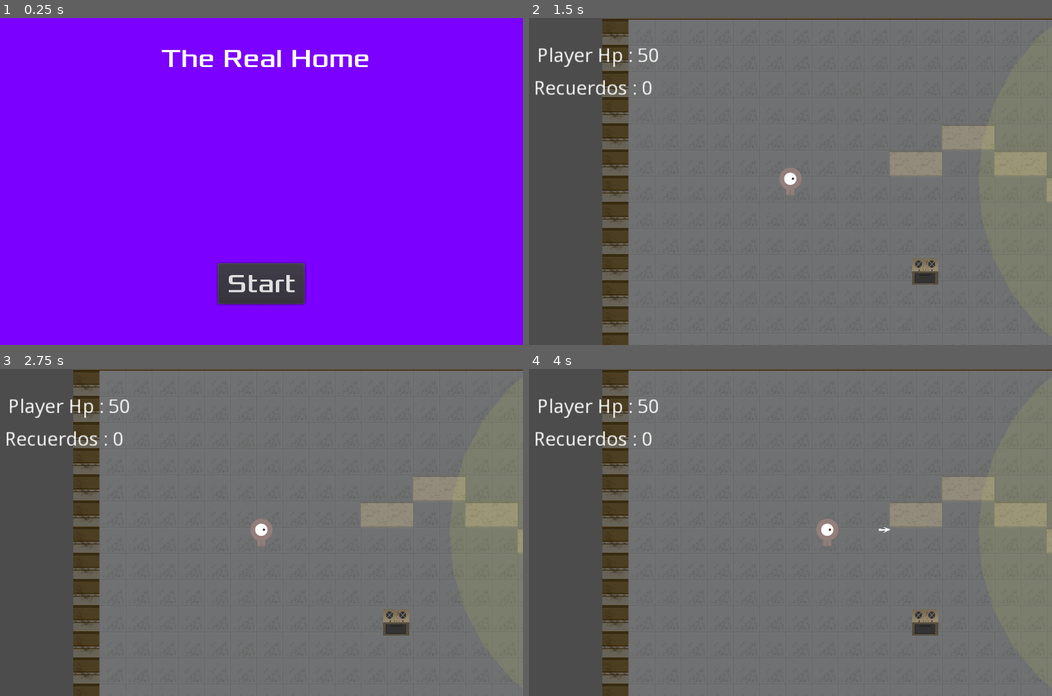
Above: before the commit, frames 1-4 (two rows, left to right).
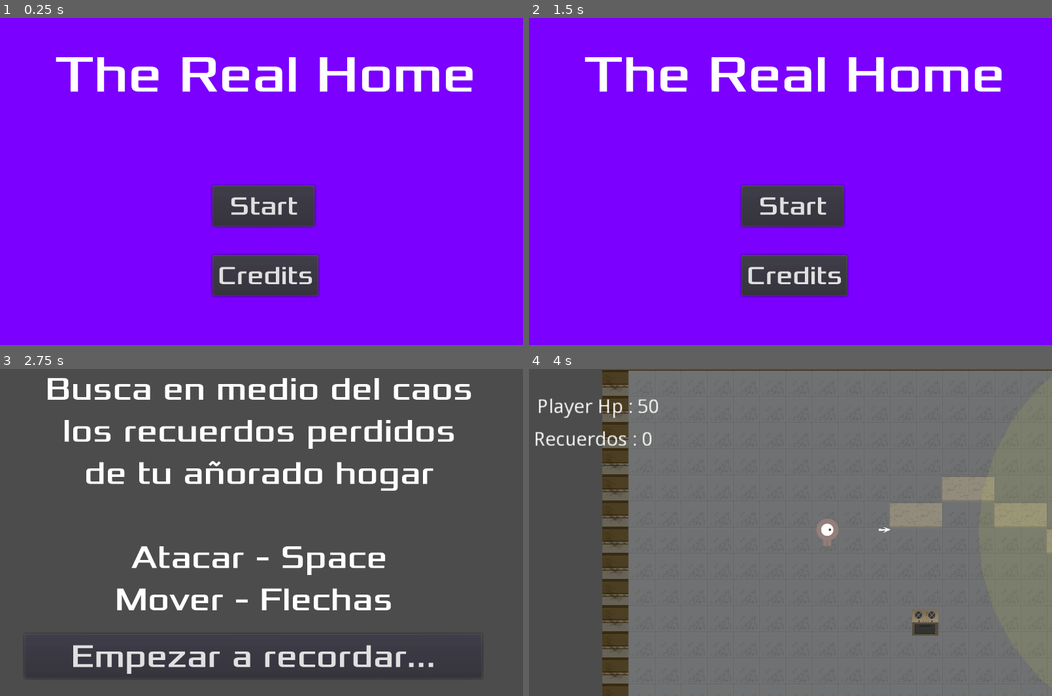
Above: after the commit, the same moments.

Repository: rainbyte/the-real-home
Game: Godot game, scene res://scenes/Main.tscn
The game is run twice, just before and just after one commit, with the same random seed, the same clock (stepped at 60 frames per second) and the same inputs.
Inputs (mouse positions are in pixels of both pictures, inside the frame that each line leads up to):
- Up to frame 1 (0.25 s): no input
- Up to frame 2 (1.5 s): click (795, 276) at 0.5 s, where only the run after the commit has a clickable "Credits"; click (780, 302) at 1.25 s, where only the run after the commit has a clickable "Volver a tu hogar..."
- Up to frame 3 (2.75 s): click (261, 558) at 2 s, where only the run after the commit has a clickable "Start"
- Up to frame 4 (4 s): click (780, 656) at 2.75 s, where only the run after the commit has a clickable "Empezar a recordar..."; tap Enter at 3.5 s; hold Right (ui_right) from 3.53 s (still down); tap Space (ui_select) at 3.77 s

The runs differ from the first frame. In frame 1, 8.6% of the frame differs, in the area x 10-91%, y 9-88%; in frame 2, 100%, in the area x 0-100%, y 0-100%; in frame 3, 85%; in frame 4, nothing differs.

Commit message:
Arrange menus

Diff:
--- /dev/null
+++ b/scenes/Credits.gd
@@ -0,0 +1,4 @@
+extends CanvasLayer
+
+func _on_Button_pressed():
+	global.goto_scene("res://scenes/Main.tscn")
--- /dev/null
+++ b/scenes/Credits.tscn
@@ -0,0 +1,87 @@
+[gd_scene load_steps=5 format=2]
+
+[ext_resource path="res://scenes/Credits.gd" type="Script" id=1]
+[ext_resource path="res://fonts/Xolonium-Regular.ttf" type="DynamicFontData" id=2]
+
+[sub_resource type="DynamicFont" id=1]
+
+size = 56
+use_mipmaps = false
+use_filter = false
+font_data = ExtResource( 2 )
+_sections_unfolded = [ "Font", "Settings" ]
+
+[sub_resource type="DynamicFont" id=2]
+
+size = 56
+use_mipmaps = false
+use_filter = false
+font_data = ExtResource( 2 )
+_sections_unfolded = [ "Font", "Settings" ]
+
+[node name="Credits" type="CanvasLayer"]
+
+layer = 1
+offset = Vector2( 0, 0 )
+rotation = 0.0
+scale = Vector2( 1, 1 )
+transform = Transform2D( 1, 0, 0, 1, 0, 0 )
+script = ExtResource( 1 )
+
+[node name="Label" type="Label" parent="." index="0"]
+
+anchor_left = 0.0
+anchor_top = 0.0
+anchor_right = 1.0
+anchor_bottom = 1.0
+margin_bottom = -180.0
+rect_pivot_offset = Vector2( 0, 0 )
+rect_clip_content = false
+mouse_filter = 2
+mouse_default_cursor_shape = 0
+size_flags_horizontal = 1
+size_flags_vertical = 4
+custom_fonts/font = SubResource( 1 )
+text = "Creditos
+
+Alejo (Sonido)
+Alvaro (Programación)
+Matias (Programación)
+Sandra (Diseño)
+
+Special thanks to GameJam2019"
+align = 1
+valign = 1
+percent_visible = 1.0
+lines_skipped = 0
+max_lines_visible = -1
+_sections_unfolded = [ "Anchor", "custom_fonts" ]
+
+[node name="Button" type="Button" parent="." index="1"]
+
+anchor_left = 0.0
+anchor_top = 0.0
+anchor_right = 0.0
+anchor_bottom = 0.0
+margin_left = 60.0
+margin_top = 648.0
+margin_right = 1180.0
+margin_bottom = 751.0
+rect_pivot_offset = Vector2( 0, 0 )
+rect_clip_content = false
+focus_mode = 2
+mouse_filter = 0
+mouse_default_cursor_shape = 0
+size_flags_horizontal = 1
+size_flags_vertical = 1
+custom_fonts/font = SubResource( 2 )
+toggle_mode = false
+enabled_focus_mode = 2
+shortcut = null
+group = null
+text = "Volver a tu hogar..."
+flat = false
+align = 1
+_sections_unfolded = [ "custom_fonts" ]
+
+[connection signal="pressed" from="Button" to="." method="_on_Button_pressed"]
--- a/scenes/HUD.gd
+++ b/scenes/HUD.gd
@@ -26,3 +26,6 @@
 func _on_StartButton_pressed():
 	$StartButton.hide()
 	emit_signal("start_game")
+
+func _on_CreditsButton_pressed():
+	global.goto_scene("res://scenes/Credits.tscn")
--- a/scenes/HUD.tscn
+++ b/scenes/HUD.tscn
@@ -5,7 +5,7 @@
 
 [sub_resource type="DynamicFont" id=1]
 
-size = 64
+size = 128
 use_mipmaps = false
 use_filter = false
 font_data = ExtResource( 2 )
@@ -19,7 +19,7 @@
 font_data = ExtResource( 2 )
 _sections_unfolded = [ "Font", "Settings" ]
 
-[node name="HUD" type="CanvasLayer" index="0"]
+[node name="HUD" type="CanvasLayer"]
 
 layer = 1
 offset = Vector2( 0, 0 )
@@ -58,10 +58,10 @@
 anchor_top = 1.0
 anchor_right = 0.5
 anchor_bottom = 1.0
-margin_left = -107.0
-margin_top = -200.0
-margin_right = 106.0
-margin_bottom = -100.0
+margin_left = -120.0
+margin_top = -390.0
+margin_right = 130.0
+margin_bottom = -290.0
 rect_pivot_offset = Vector2( 0, 0 )
 rect_clip_content = false
 focus_mode = 2
@@ -79,7 +79,34 @@
 align = 1
 _sections_unfolded = [ "Margin", "custom_fonts" ]
 
-[node name="MessageTimer" type="Timer" parent="." index="2"]
+[node name="CreditsButton" type="Button" parent="." index="2"]
+
+anchor_left = 0.5
+anchor_top = 1.0
+anchor_right = 0.5
+anchor_bottom = 1.0
+margin_left = -120.0
+margin_top = -220.0
+margin_right = 127.0
+margin_bottom = -120.0
+rect_pivot_offset = Vector2( 0, 0 )
+rect_clip_content = false
+focus_mode = 2
+mouse_filter = 0
+mouse_default_cursor_shape = 0
+size_flags_horizontal = 1
+size_flags_vertical = 1
+custom_fonts/font = SubResource( 2 )
+toggle_mode = false
+enabled_focus_mode = 2
+shortcut = null
+group = null
+text = "Credits"
+flat = false
+align = 1
+_sections_unfolded = [ "Margin", "custom_fonts" ]
+
+[node name="MessageTimer" type="Timer" parent="." index="3"]
 
 process_mode = 1
 wait_time = 2.0
@@ -88,4 +115,6 @@
 
 [connection signal="pressed" from="StartButton" to="." method="_on_StartButton_pressed"]
 
+[connection signal="pressed" from="CreditsButton" to="." method="_on_CreditsButton_pressed"]
+
 [connection signal="timeout" from="MessageTimer" to="." method="_on_MessageTimer_timeout"]
--- /dev/null
+++ b/scenes/HowToPlay.gd
@@ -0,0 +1,4 @@
+extends CanvasLayer
+
+func _on_Button_pressed():
+	global.goto_scene("res://scenes/Living.tscn")
--- /dev/null
+++ b/scenes/HowToPlay.tscn
@@ -0,0 +1,86 @@
+[gd_scene load_steps=5 format=2]
+
+[ext_resource path="res://scenes/HowToPlay.gd" type="Script" id=1]
+[ext_resource path="res://fonts/Xolonium-Regular.ttf" type="DynamicFontData" id=2]
+
+[sub_resource type="DynamicFont" id=1]
+
+size = 80
+use_mipmaps = false
+use_filter = false
+font_data = ExtResource( 2 )
+_sections_unfolded = [ "Font", "Settings" ]
+
+[sub_resource type="DynamicFont" id=2]
+
+size = 80
+use_mipmaps = false
+use_filter = false
+font_data = ExtResource( 2 )
+_sections_unfolded = [ "Font", "Settings" ]
+
+[node name="HowToPlay" type="CanvasLayer"]
+
+layer = 1
+offset = Vector2( 0, 0 )
+rotation = 0.0
+scale = Vector2( 1, 1 )
+transform = Transform2D( 1, 0, 0, 1, 0, 0 )
+script = ExtResource( 1 )
+
+[node name="Label" type="Label" parent="." index="0"]
+
+anchor_left = 0.0
+anchor_top = 0.0
+anchor_right = 1.0
+anchor_bottom = 1.0
+margin_right = -10.0
+margin_bottom = -203.0
+rect_pivot_offset = Vector2( 0, 0 )
+rect_clip_content = false
+mouse_filter = 2
+mouse_default_cursor_shape = 0
+size_flags_horizontal = 1
+size_flags_vertical = 4
+custom_fonts/font = SubResource( 1 )
+text = "Busca en medio del caos
+los recuerdos perdidos
+de tu añorado hogar
+
+Atacar - Space
+Mover - Flechas "
+align = 1
+valign = 1
+percent_visible = 1.0
+lines_skipped = 0
+max_lines_visible = -1
+_sections_unfolded = [ "Anchor", "custom_fonts" ]
+
+[node name="Button" type="Button" parent="." index="1"]
+
+anchor_left = 0.0
+anchor_top = 0.0
+anchor_right = 0.0
+anchor_bottom = 0.0
+margin_left = 60.0
+margin_top = 648.0
+margin_right = 1180.0
+margin_bottom = 751.0
+rect_pivot_offset = Vector2( 0, 0 )
+rect_clip_content = false
+focus_mode = 2
+mouse_filter = 0
+mouse_default_cursor_shape = 0
+size_flags_horizontal = 1
+size_flags_vertical = 1
+custom_fonts/font = SubResource( 2 )
+toggle_mode = false
+enabled_focus_mode = 2
+shortcut = null
+group = null
+text = "Empezar a recordar..."
+flat = false
+align = 1
+_sections_unfolded = [ "custom_fonts" ]
+
+[connection signal="pressed" from="Button" to="." method="_on_Button_pressed"]
--- a/scenes/Living.tscn
+++ b/scenes/Living.tscn
@@ -24,7 +24,7 @@
 "points": PoolVector2Array( 0, 0, 0, 0, 1210, 210, 0, 0, 0, 0, 2450, 200, 0, 0, 0, 0, 3490, 200, 0, 0, 0, 0, 4160, 270, …(1318 unchanged characters)…
 }
 
-[node name="Living" type="Node2D" index="0"]
+[node name="Living" type="Node2D"]
 
 script = ExtResource( 1 )
 Mob = ExtResource( 2 )
@@ -262,7 +262,7 @@
 volume_db = 0.0
 pitch_scale = 1.0
 autoplay = true
-max_distance = 5000.0
+max_distance = 3000.0
 attenuation = 0.203232
 bus = "Master"
 area_mask = 1
--- a/scenes/Main.gd
+++ b/scenes/Main.gd
@@ -20,7 +20,7 @@
 
 
 	$HUD.show_message("Get Ready")
-	global.goto_scene("res://scenes/Living.tscn")
+	global.goto_scene("res://scenes/HowToPlay.tscn")
 
 
 func _on_ScoreTimer_timeout():
--- /dev/null
+++ b/scenes/TheEnd.gd
@@ -0,0 +1,5 @@
+extends CanvasLayer
+
+
+func _on_Button_pressed():
+	global.goto_scene("res://scenes/Credits.tscn")
--- /dev/null
+++ b/scenes/TheEnd.tscn
@@ -0,0 +1,83 @@
+[gd_scene load_steps=5 format=2]
+
+[ext_resource path="res://scenes/TheEnd.gd" type="Script" id=1]
+[ext_resource path="res://fonts/Xolonium-Regular.ttf" type="DynamicFontData" id=2]
+
+[sub_resource type="DynamicFont" id=1]
+
+size = 96
+use_mipmaps = false
+use_filter = false
+font_data = ExtResource( 2 )
+_sections_unfolded = [ "Font", "Settings" ]
+
+[sub_resource type="DynamicFont" id=2]
+
+size = 80
+use_mipmaps = false
+use_filter = false
+font_data = ExtResource( 2 )
+_sections_unfolded = [ "Font", "Settings" ]
+
+[node name="TheEnd" type="CanvasLayer" index="0"]
+
+layer = 1
+offset = Vector2( 0, 0 )
+rotation = 0.0
+scale = Vector2( 1, 1 )
+transform = Transform2D( 1, 0, 0, 1, 0, 0 )
+script = ExtResource( 1 )
+
+[node name="Label" type="Label" parent="." index="0"]
+
+anchor_left = 0.0
+anchor_top = 0.0
+anchor_right = 1.0
+anchor_bottom = 1.0
+margin_bottom = -210.0
+rect_pivot_offset = Vector2( 0, 0 )
+rect_clip_content = false
+mouse_filter = 2
+mouse_default_cursor_shape = 0
+size_flags_horizontal = 1
+size_flags_vertical = 4
+custom_fonts/font = SubResource( 1 )
+text = "Luego de sufrir tanto,
+has recuperado
+tus memorias perdidas,
+ahora puedes"
+align = 1
+valign = 1
+percent_visible = 1.0
+lines_skipped = 0
+max_lines_visible = -1
+_sections_unfolded = [ "Anchor", "custom_fonts" ]
+
+[node name="Button" type="Button" parent="." index="1"]
+
+anchor_left = 0.0
+anchor_top = 0.0
+anchor_right = 0.0
+anchor_bottom = 0.0
+margin_left = 60.0
+margin_top = 580.0
+margin_right = 1180.0
+margin_bottom = 720.0
+rect_pivot_offset = Vector2( 0, 0 )
+rect_clip_content = false
+focus_mode = 2
+mouse_filter = 0
+mouse_default_cursor_shape = 0
+size_flags_horizontal = 1
+size_flags_vertical = 1
+custom_fonts/font = SubResource( 2 )
+toggle_mode = false
+enabled_focus_mode = 2
+shortcut = null
+group = null
+text = "VOLVER A TU HOGAR..."
+flat = false
+align = 1
+_sections_unfolded = [ "custom_fonts" ]
+
+[connection signal="pressed" from="Button" to="." method="_on_Button_pressed"]
--- a/scenes/global.gd
+++ b/scenes/global.gd
@@ -14,4 +14,4 @@
 func capturar_recuerdo():
 	recuerdos += 1
 	if recuerdos >= 3:
-		goto_scene("res://scenes/Main.tscn")
+		goto_scene("res://scenes/TheEnd.tscn")
